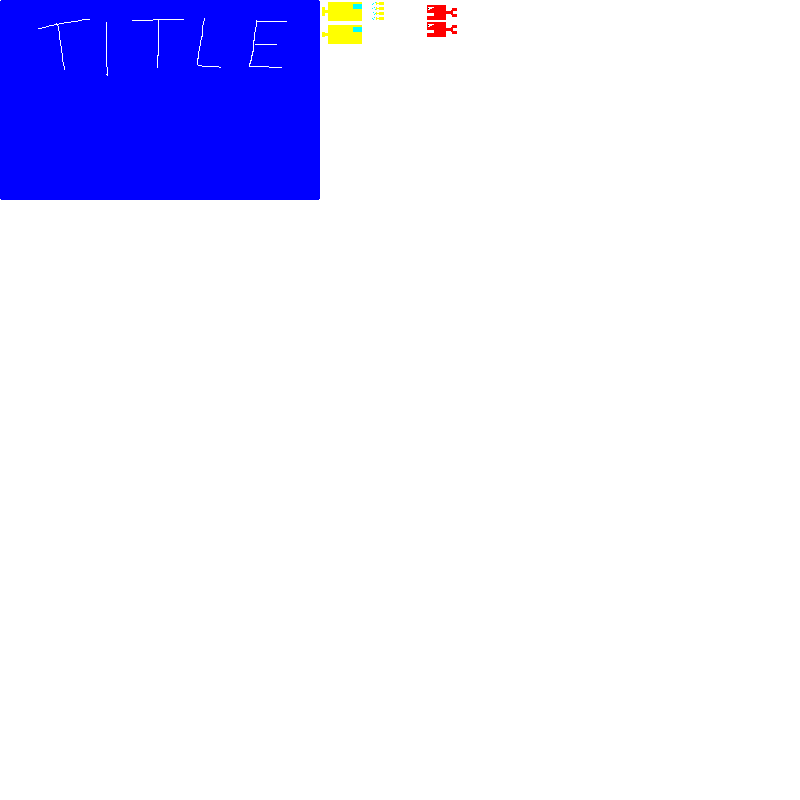
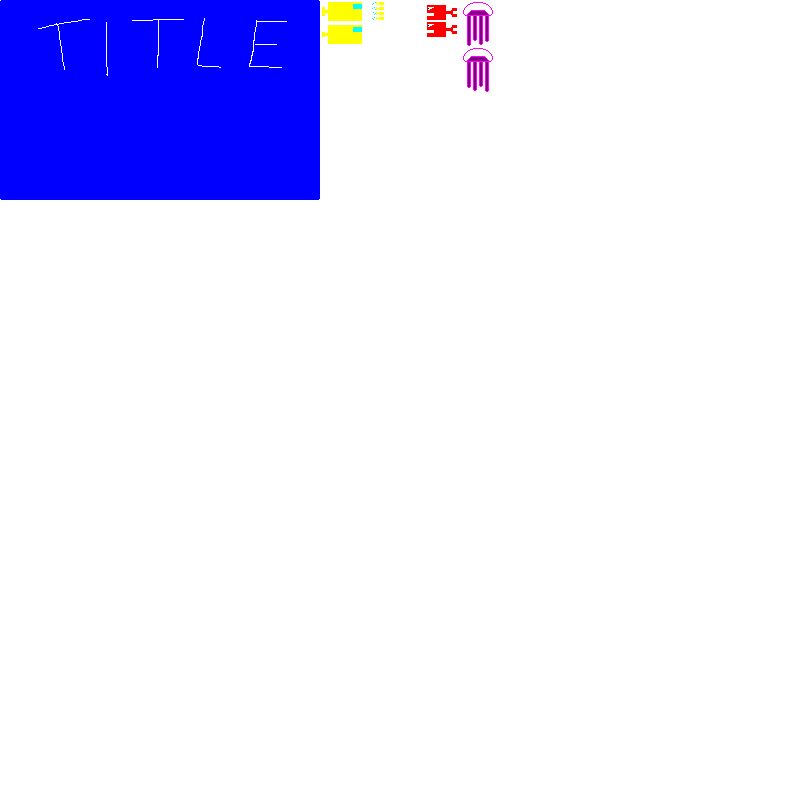
The second (800, 800) image is a revision of the first. Changes to its layers:
painted on "art" over [463, 2, 493, 92]
